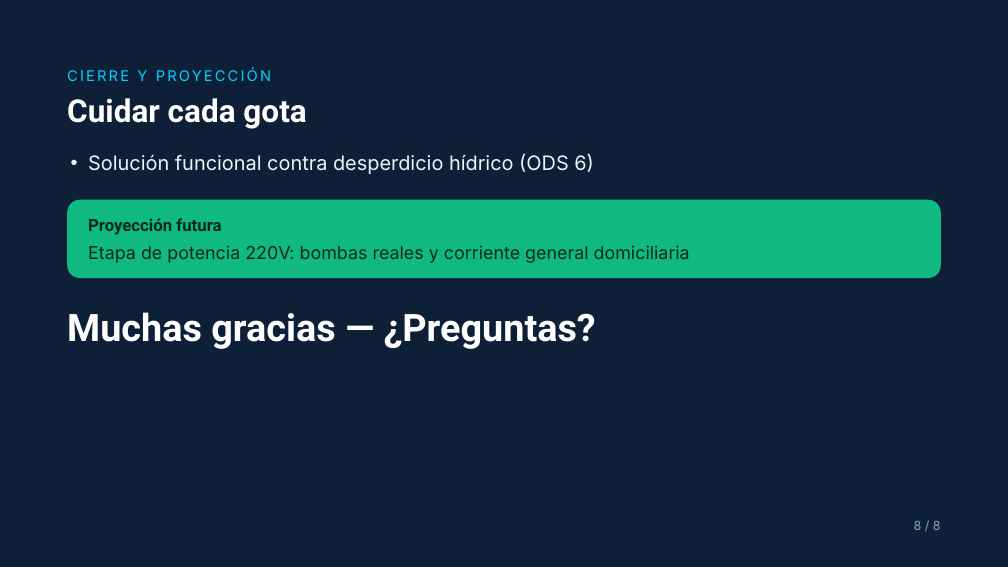
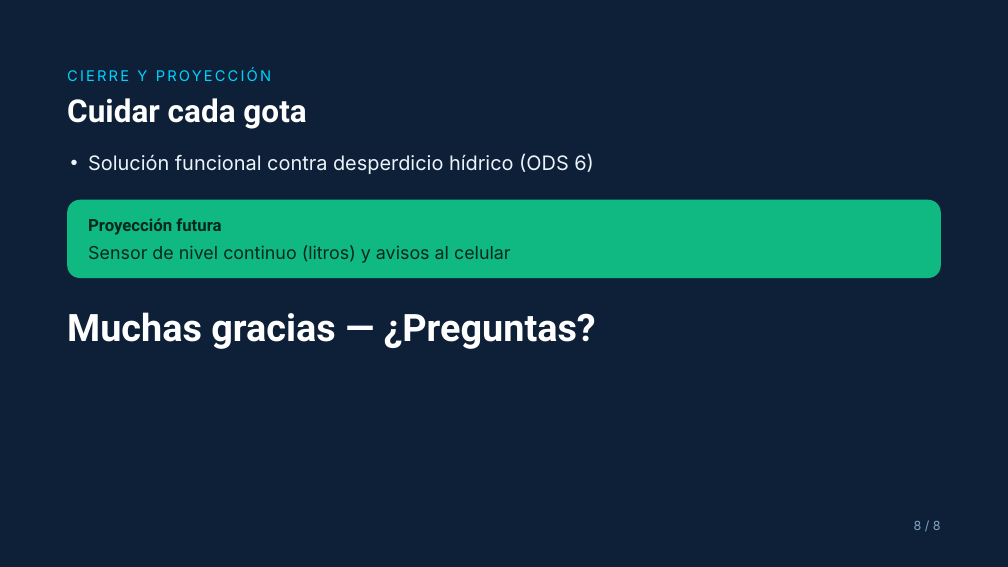
Before and after one commit to mcandela123/esp32-railway-estanque, a slide deck: slide 8 of documentacion/presentacion/presentacion_estanque.pptx. Drawn at 1008x567 pixels with LibreOffice and Linux fonts; fonts in the diff are those of the drawing. Boxes give left, top, right and bottom in pixels: in the first picture for what was removed or moved away, otherwise in the second. Text is boxed around its words. In the diff, an @@ line names an element or a change of style, - is before the commit and + after.

```diff
--- a/documentacion/presentacion/presentacion_estanque.pptx
+++ b/documentacion/presentacion/presentacion_estanque.pptx
@@ text at box(88, 245, 511, 263): text changed @@
-Etapa de potencia 220V: bombas reales y corriente general domiciliaria
+Sensor de nivel continuo (litros) y avisos al celular
```
Also in this commit, not shown: 4 other slides changed, 1 other file.
